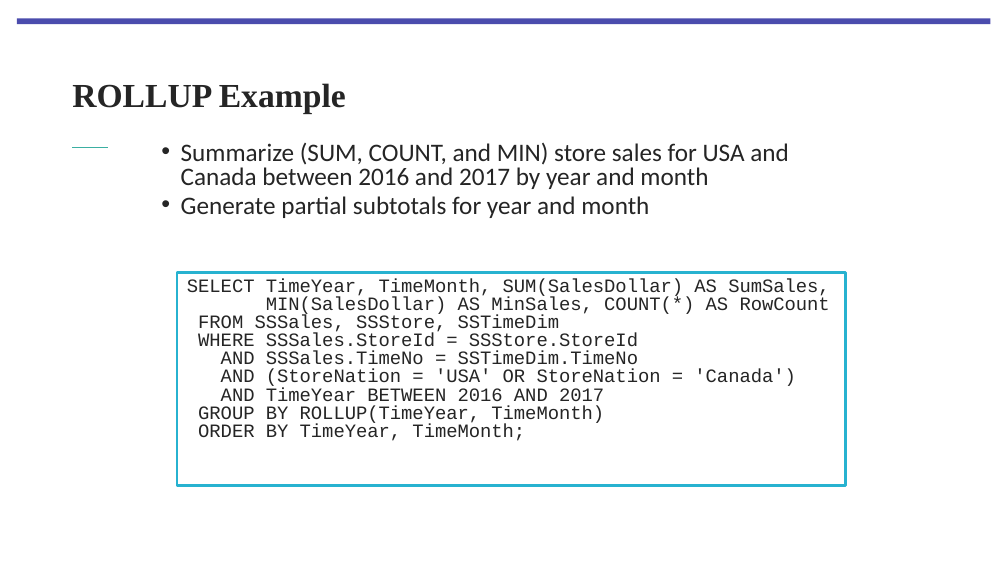
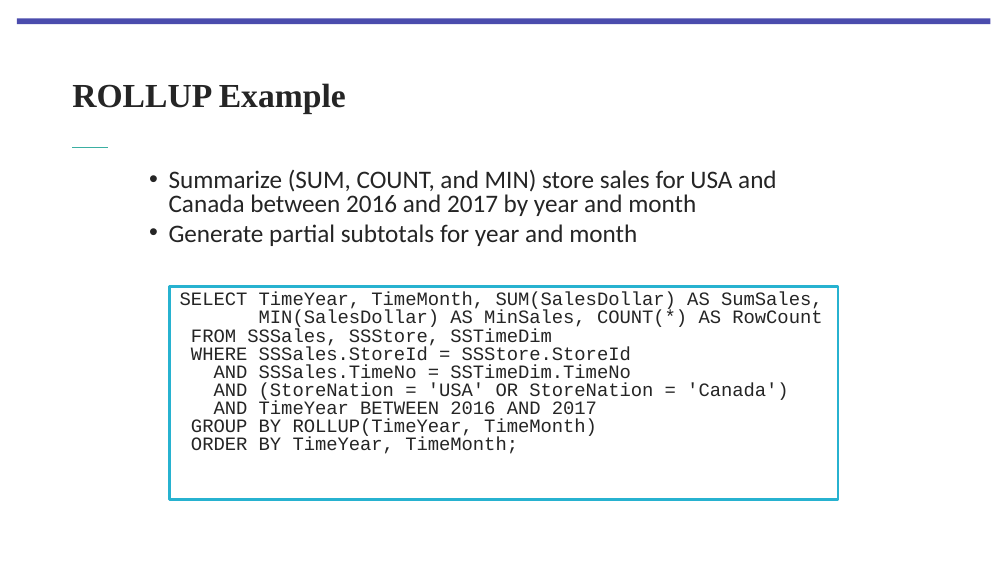
Before and after one commit to Monosakkarider/USN, a slide deck: slide 49 of BID3000/5Forelesning180923/Lecture 5 Query Formulation for Data Warehouses Part 1 V2.pptx. Drawn at 1008x567 pixels with LibreOffice and Linux fonts; fonts in the diff are those of the drawing; background and template pictures are left out. Boxes give left, top, right and bottom in pixels: in the first picture for what was removed or moved away, otherwise in the second. Text is boxed around its words. In the diff, an @@ line names an element or a change of style, - is before the commit and + after.

```diff
--- a/BID3000/5Forelesning180923/Lecture 5 Query Formulation for Data Warehouses Part 1 V2.pptx
+++ b/BID3000/5Forelesning180923/Lecture 5 Query Formulation for Data Warehouses Part 1 V2.pptx
@@ text "Summarize (SUM, COUNT, and MIN) ...": place and size @@
-text "Summarize (SUM, COUNT, and MIN) ..." at (181, 143, 789, 218)
+text "Summarize (SUM, COUNT, and MIN) ..." at (169, 170, 777, 246)
@@ rectangle "SELECT TimeYear, TimeMonth, SUM(SalesDollar) AS ...": place and size @@
-rectangle "SELECT TimeYear, TimeMonth, SUM(SalesDollar) AS ..." at (177, 273, 846, 486)
+rectangle "SELECT TimeYear, TimeMonth, SUM(SalesDollar) AS ..." at (170, 286, 839, 499)
```
Also in this commit, not shown: 19 other slides changed, 9 slides added, 1 slide removed, 46 other files.
